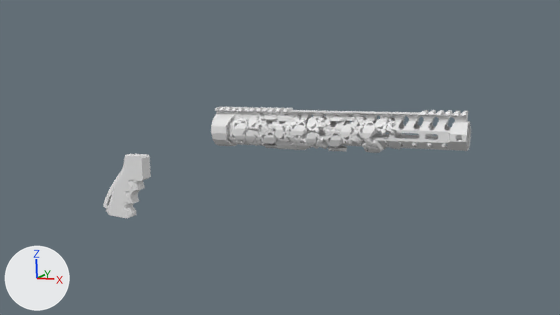
Renders of the Blender file AR 15.blend from each side of a commit.
Both versions are drawn from the file's camera 'Camera'. Lighting does not change. The marker at lower left points along +X, +Y and +Z.

Before the edit, the objects in view are built like this:
```python
ob_cube_003 = bpy.data.objects.new('Cube.003', me_cube_011)
ob_cube_003.location = (-0.62, 0.0, -0.33)
ob_cube_003.rotation_euler = (0.0, 0.239, -3.142)  # degrees (0, 14, -180)
ob_cube_003.scale = (0.226, 0.128, 0.226)
ob_cube_005 = bpy.data.objects.new('Cube.005', me_cube_019)
ob_cube_005.location = (-2.24, 0.0, 0.99)
ob_cube_005.scale = (0.0369, 0.0718, 0.0369)
ob_cube_006 = bpy.data.objects.new('Cube.006', me_cube_023)
ob_cube_006.location = (-1.54, 0.0, 0.09)
ob_cube_006.scale = (0.0427, 0.0427, 0.0427)
ob_cylinder = bpy.data.objects.new('Cylinder', me_cylinder_001)
ob_cylinder.location = (1.64, 0.0, 0.76)
ob_cylinder.rotation_euler = (-1.571, 1.178, -1.571)  # degrees (-90, 67, -90)
ob_cylinder.scale = (0.222, 0.222, 0.222)
ob_cylinder_004 = bpy.data.objects.new('Cylinder.004', me_cylinder_010)
ob_cylinder_004.location = (-1.69, -0.02, 0.77)
ob_cylinder_004.rotation_euler = (-1.571, 1.178, -1.571)  # degrees (-90, 67, -90)
ob_cylinder_004.scale = (0.134, 0.134, 0.134)
ob_cylinder_007 = bpy.data.objects.new('Cylinder.007', me_cylinder_011)
ob_cylinder_007.location = (-2.12, -0.02, 0.77)
ob_cylinder_007.rotation_euler = (-1.571, 1.178, -1.571)  # degrees (-90, 67, -90)
ob_cylinder_007.scale = (0.134, 0.134, 0.134)
ob_cylinder_008 = bpy.data.objects.new('Cylinder.008', me_cylinder_012)
ob_cylinder_008.location = (-1.85, -0.02, 0.77)
ob_cylinder_008.rotation_euler = (-1.571, 1.178, -1.571)  # degrees (-90, 67, -90)
ob_cylinder_008.scale = (0.14, 0.14, 0.14)
ob_cylinder_013 = bpy.data.objects.new('Cylinder.013', me_cylinder_018)
ob_cylinder_013.location = (-1.89, 0.0, 0.32)
ob_cylinder_013.rotation_euler = (1.571, 1.962, 0.0)  # degrees (90, 112, 0)
ob_cylinder_013.scale = (0.0754, 0.0754, 0.134)
ob_cylinder_016 = bpy.data.objects.new('Cylinder.016', me_cylinder_026)
ob_cylinder_016.location = (-1.23, 0.0, 1.51)
ob_cylinder_016.rotation_euler = (0.0, 1.571, 0.0)  # degrees (0, 90, 0)
ob_cylinder_016.scale = (0.0942, 0.0942, 0.0942)
# also in view: 'Cube.001' at (-2.32, 0.0, -0.45); 'Cube.007' at (0.63, 0.0, 0.74); 'Cube.008' at (-2.29, 0.0, -0.46); 'Plane.000' at (1.47, 0.0, 0.7)
```
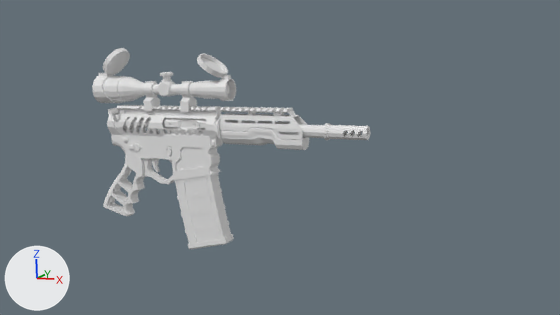
Pixel boxes [x1, y1, x2, y2] of what changed, in the pictures (560 x 315 px):
'Cube', shown
    after: [107, 105, 223, 184]
'Plane.000', hidden
    before: [211, 114, 405, 153]
'Cylinder', hidden
    before: [215, 106, 471, 151]
'Cylinder.016', shown
    after: [92, 48, 236, 112]
'Cube.003', shown
    after: [171, 128, 234, 249]
'Cube.008', hidden
    before: [106, 154, 151, 219]
'Cylinder.003', shown
    after: [323, 123, 370, 140]
'Cylinder.005', shown
    after: [162, 118, 207, 130]
'Cube.005', shown
    after: [108, 108, 125, 114]
'Cube.006', shown
    after: [152, 158, 160, 172]
'Cylinder.013', shown
    after: [128, 143, 142, 151]
'Cylinder.006', shown
    after: [125, 117, 136, 129]
'Cylinder.008', shown
    after: [134, 117, 143, 128]
'Cylinder.004', shown
    after: [142, 118, 151, 128]
'Cube.007', unchanged, uncovered by the edit
    before: [220, 107, 307, 150]
    after: [214, 107, 309, 150]
'Cube.001', unchanged, uncovered by the edit
    before: [103, 174, 145, 209]
    after: [103, 156, 146, 216]

What the commit changed:
Object 'Cylinder.016' (ob_cylinder_016) is now shown.
Object 'Cube.006' (ob_cube_006) is now shown.
Object 'Cylinder.013' (ob_cylinder_013) is now shown.
Object 'Cube.005' (ob_cube_005) is now shown.
Object 'Cube.003' (ob_cube_003) is now shown.
Object 'Cylinder.008' (ob_cylinder_008) is now shown.
Object 'Cylinder.007' (ob_cylinder_007) is now shown.
Object 'Cylinder.004' (ob_cylinder_004) is now shown.
Object 'Cylinder.006' (ob_cylinder_006) is now shown.
Object 'Cylinder.005' (ob_cylinder_005) is now shown.
Object 'Cylinder.003' (ob_cylinder_003) is now shown.
Object 'Cube' (ob_cube) is now shown.
Object 'Cube.008' (ob_cube_008) is now hidden.
Object 'Plane.000' (ob_plane_000) is now hidden.
Object 'Cylinder' (ob_cylinder) is now hidden.
